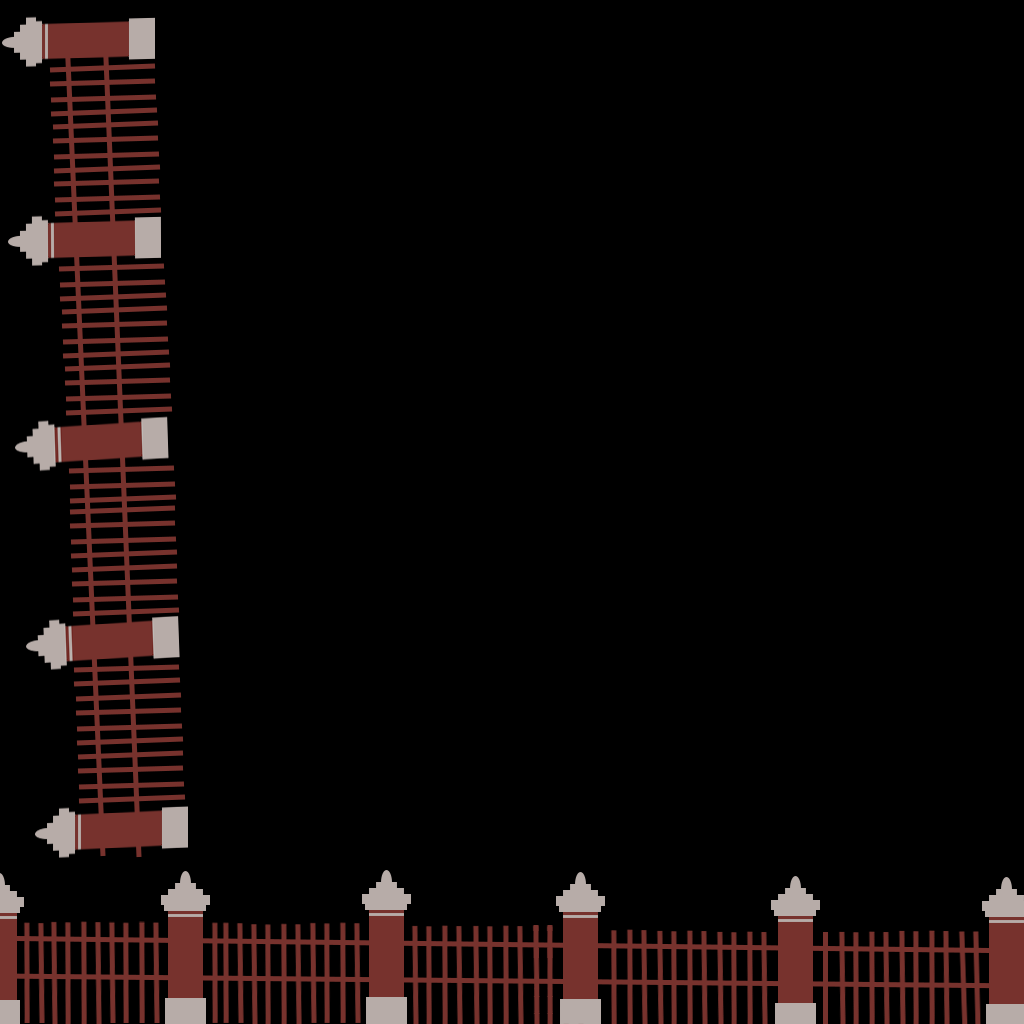
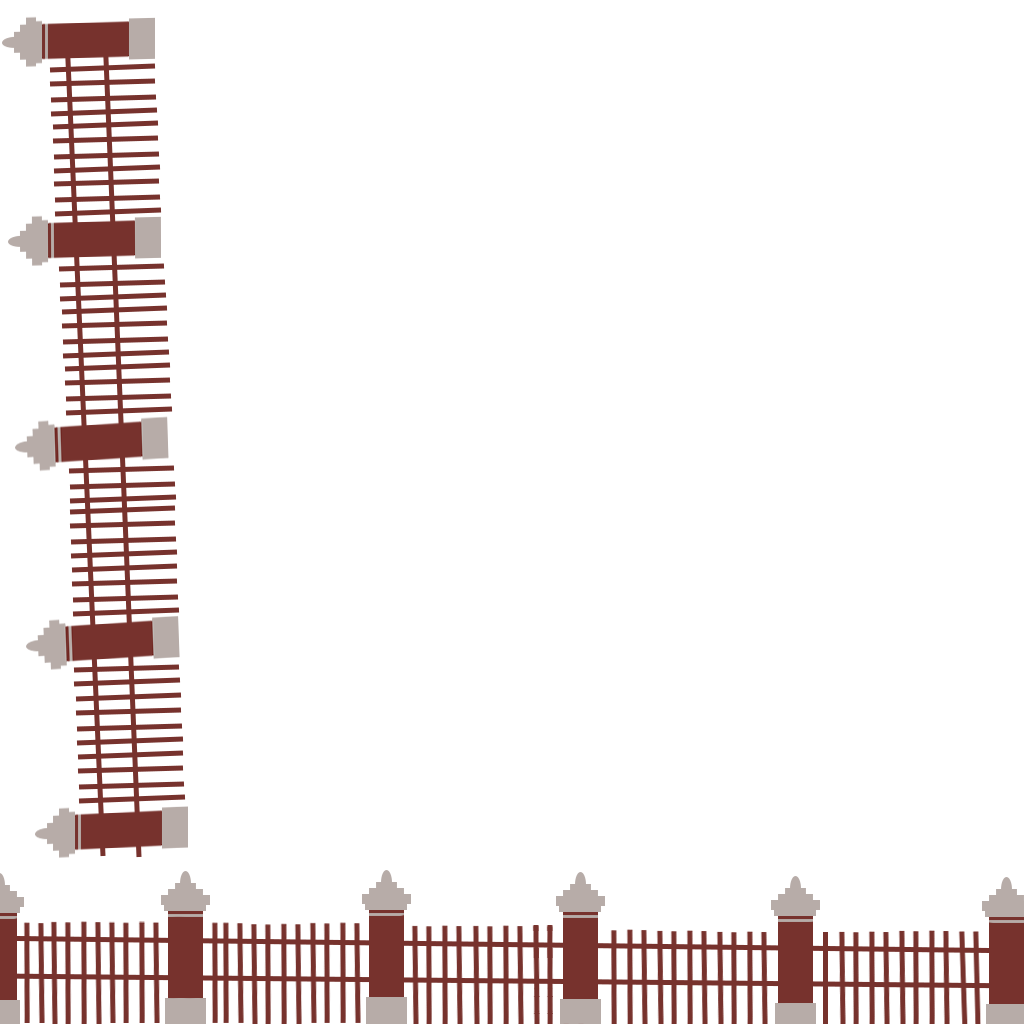
Before/after of a 1024px x 1024px layered artwork. What changed in the layer stack:
painted on "Taso 21" over [0, 16, 1024, 1024]
removed layer "Taso 16" over [52, 120, 161, 174]
removed layer "Taso 15" over [49, 63, 158, 117]
removed layer "Taso 14" over [61, 305, 170, 359]
removed layer "Taso 13" over [64, 362, 173, 416]
removed layer "Taso 12" over [69, 505, 178, 559]
removed layer "Taso 11" over [71, 563, 180, 617]
removed layer "Taso 10" over [75, 692, 184, 746]
removed layer "Taso 29" over [17, 925, 989, 1024]
removed layer "Taso 34" over [50, 921, 103, 1024]
removed layer "Taso 32" over [222, 922, 362, 1024]
removed layer "Taso 9" over [77, 750, 186, 804]
removed layer "Taso 8" over [64, 56, 142, 858]
removed layer "Taso 45" over [161, 871, 210, 1024]
removed layer "Taso 44" over [362, 870, 411, 1024]
removed layer "Taso 43" over [556, 872, 605, 1024]
removed layer "Taso 42" over [982, 877, 1024, 1024]
removed layer "Taso 41" over [771, 876, 820, 1024]
removed layer "Taso 51" over [2, 16, 155, 67]
removed layer "Taso 50" over [8, 215, 161, 266]
removed layer "Taso 49" over [15, 416, 169, 472]
removed layer "Taso 48" over [26, 615, 180, 670]
removed layer "Taso 47" over [35, 805, 828, 1024]
hid "Taso 7" over [0, 0, 1024, 1024]
…and 15 more changes (15 removed)
